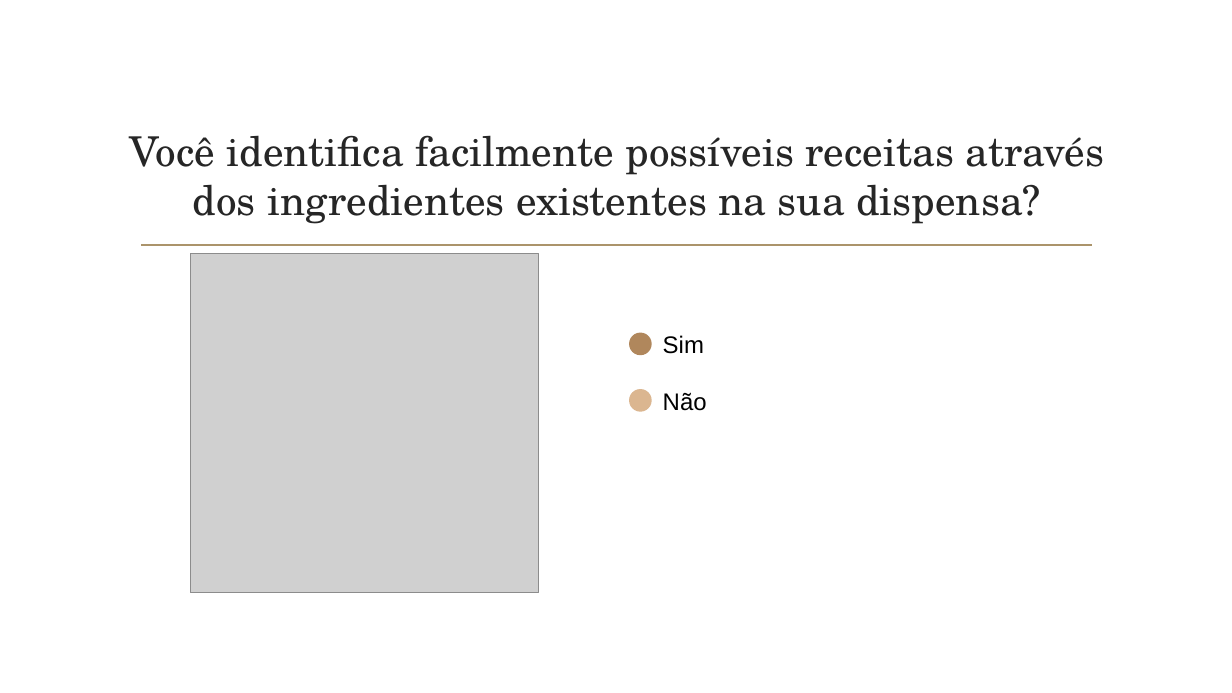
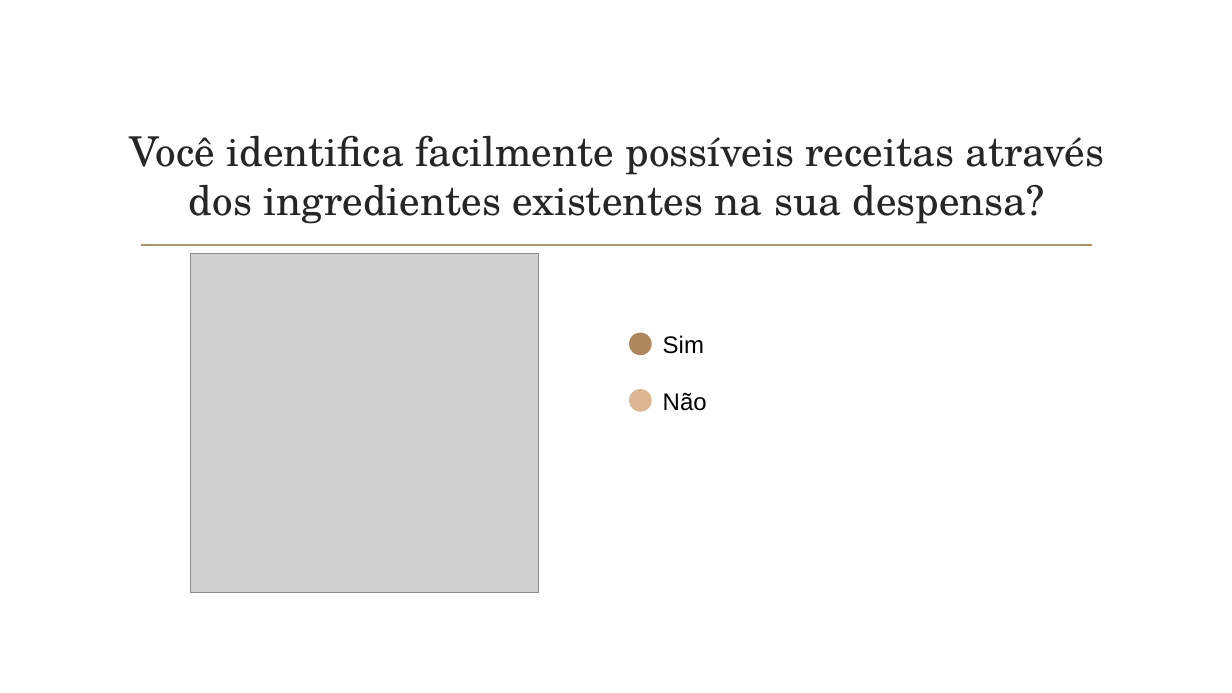
Before and after one commit to papletscook/letscook-doc, a slide deck: slide 11 of projeto/LetsCook_04.pptx. Drawn at 1232x693 pixels with LibreOffice and Linux fonts; fonts in the diff are those of the drawing; grey boxes stand for pictures; background and template pictures are left out. Boxes give left, top, right and bottom in pixels: in the first picture for what was removed or moved away, otherwise in the second. Text is boxed around its words. In the diff, an @@ line names an element or a change of style, - is before the commit and + after.

```diff
--- a/projeto/LetsCook_04.pptx
+++ b/projeto/LetsCook_04.pptx
@@ title at (130, 135, 1104, 224): text changed; text colour #262626 to #5D5D5D @@
-Você identifica facilmente possíveis receitas através dos ingredientes existentes na sua dispensa?
+Você identifica facilmente possíveis receitas através dos ingredientes existentes na sua despensa?
```
Also in this commit, not shown: 15 other slides changed, 1 other file.
